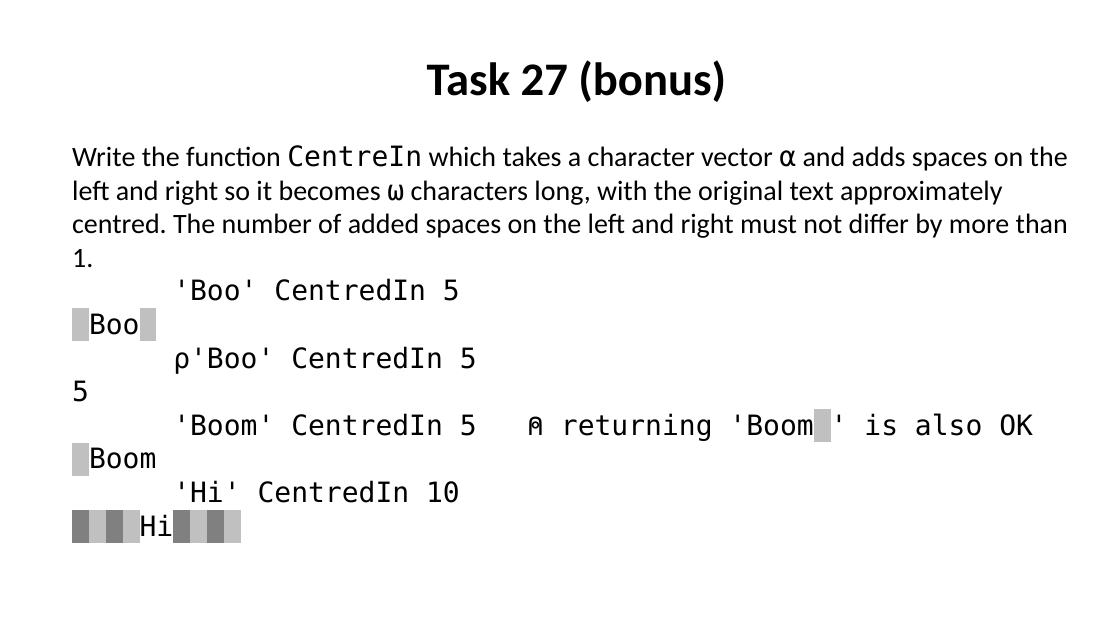
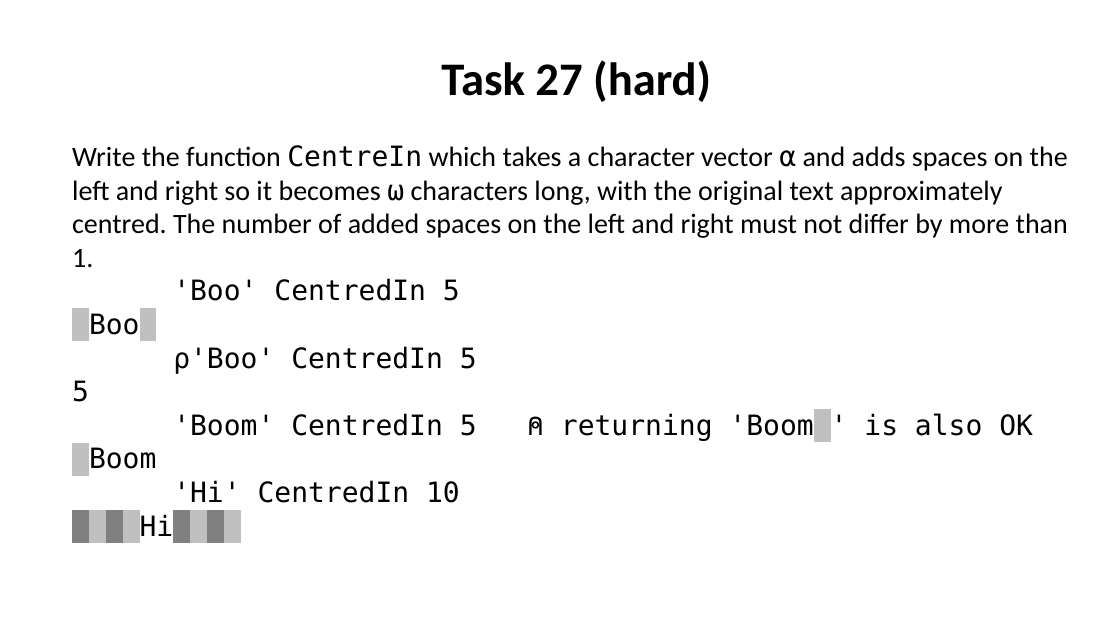
Before and after one commit to abrudz/tasks, a slide deck: slide 27 of assessment_A.pptx. Drawn at 1120x630 pixels with LibreOffice and Linux fonts; fonts in the diff are those of the drawing. Boxes give left, top, right and bottom in pixels: in the first picture for what was removed or moved away, otherwise in the second. Text is boxed around its words. In the diff, an @@ line names an element or a change of style, - is before the commit and + after.

```diff
--- a/assessment_A.pptx
+++ b/assessment_A.pptx
@@ text at [441, 60, 711, 102]: text changed @@
-Task 27 (bonus)
+Task 27 (hard)
```
Also in this commit, not shown: 1 other slide changed, 2 slides added, 2 slides removed.
